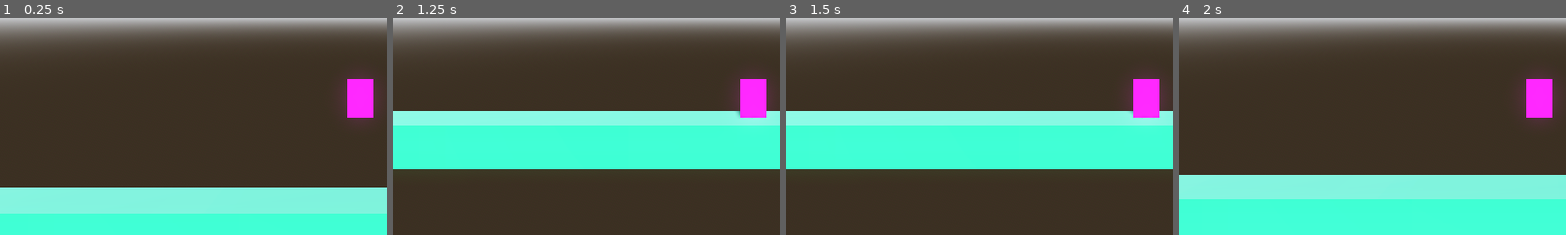
Above: before the commit, frames 1-4 (left to right).
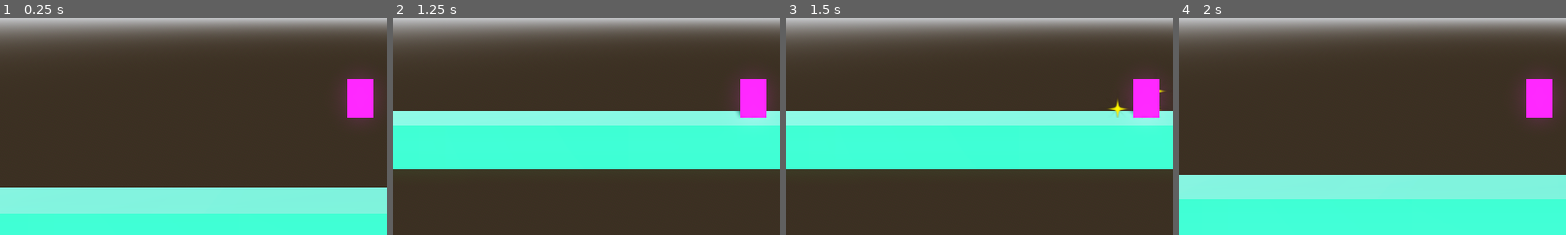
Above: after the commit, the same moments.

Repository: b3e3e3/ultimate-glomp
Game: Godot game, scene res://sandbox.tscn
Two runs of this game, one before a commit and one after it. Both use one fixed random seed, a clock stepped at 60 frames per second and the inputs below.
Inputs (mouse positions are % of the whole screen's width and height, from its top left):
- Up to frame 1 (0.25 s): no input
- Up to frame 2 (1.25 s): tap Enter at 0.5 s; move the mouse to (72, 45) at 0.52 s; hold D (move_right) from 0.53 s (still down); click (72, 45) at 0.6 s; tap Space (jump) at 0.77 s
- Up to frame 3 (1.5 s): move the mouse to (30, 55) at 1.27 s; release D (move_right) at 1.28 s; hold S (move_down) from 1.28 s (still down); tap E (interact) at 1.35 s
- Up to frame 4 (2 s): keep holding S (move_down); tap Space (jump) at 1.52 s
The pictures show only the part of the screen within x 4-53%, y 50-100%; the shares and areas given below are measured in that part.

Frames 1-2 are identical in both runs. In frame 3, 0.1% of the frame differs, in the area x 83-98%, y 33-46%; in frame 4, nothing differs.
Error before the commit: Invalid access to property or key 'state_changed' on a base object of type 'Nil'. (res://equipment/combo_pants.gd:23)

Commit message:
wait to initialize player before initializing equipment

Diff:
--- a/character/character.gd
+++ b/character/character.gd
@@ -32,18 +32,18 @@
 		last_direction.x = value.x if value.x != 0 else last_direction.x
 		last_direction.y = value.y if value.y != 0 else last_direction.y
 
+@onready var state_machine: StateMachine = $StateMachine
 @onready var collision_shape: CollisionShape3D = $CollisionShape3D
 @onready var equip_inventory: EquipInventory = $EquipInventory
-@onready var state_machine: StateMachine = $StateMachine
 
 
 func _enter_tree() -> void:
 	set_collision_mask_value(1, true) # enable ground layer
 
-func _ready() -> void:
-	assert(collision_shape, "Node \"CollisionShape3D\" not found. Please add it or rename it to \"CollisionShape3D.\"")
-	assert(state_machine, "Node \"StateMachine\" not found. Please add it or rename it to \"StateMachine.\"")
-	# assert(equip_inventory, "Node \"EquipInventory\" not found. Please add it or rename it to \"EquipInventory.\"")
+# func _ready() -> void:
+# 	assert(collision_shape, "Node \"CollisionShape3D\" not found. Please add it or rename it to \"CollisionShape3D.\"")
+# 	assert(state_machine, "Node \"StateMachine\" not found. Please add it or rename it to \"StateMachine.\"")
+#	assert(equip_inventory, "Node \"EquipInventory\" not found. Please add it or rename it to \"EquipInventory.\"")
 
 func _physics_process(delta: float) -> void:
 	if gravity_enabled:
--- a/equipment/combo_pants.gd
+++ b/equipment/combo_pants.gd
@@ -14,7 +14,7 @@
 	adds.set(&"jump_force", Vector3.ZERO)
 
 func initialize(item_owner: Character) -> void:
-	super.initialize(item_owner)
+	await super.initialize(item_owner)
 	print("Initializing combo pants! Owner: ", item_owner.name)
 
 	owner.add_child(timer)
--- a/equipment/equipment.gd
+++ b/equipment/equipment.gd
@@ -46,3 +46,5 @@
 
 func initialize(item_owner: Character) -> void:
 	self.owner = item_owner
+	if not self.owner.is_node_ready():
+		await self.owner.ready
